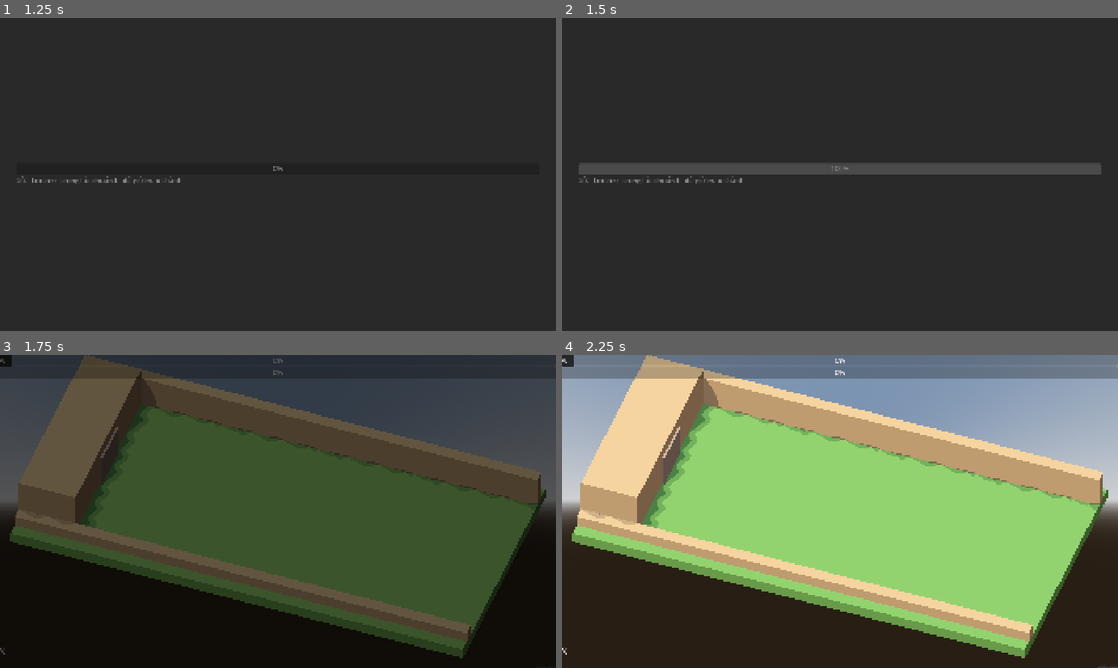
Above: before the commit, frames 1-4 (two rows, left to right).
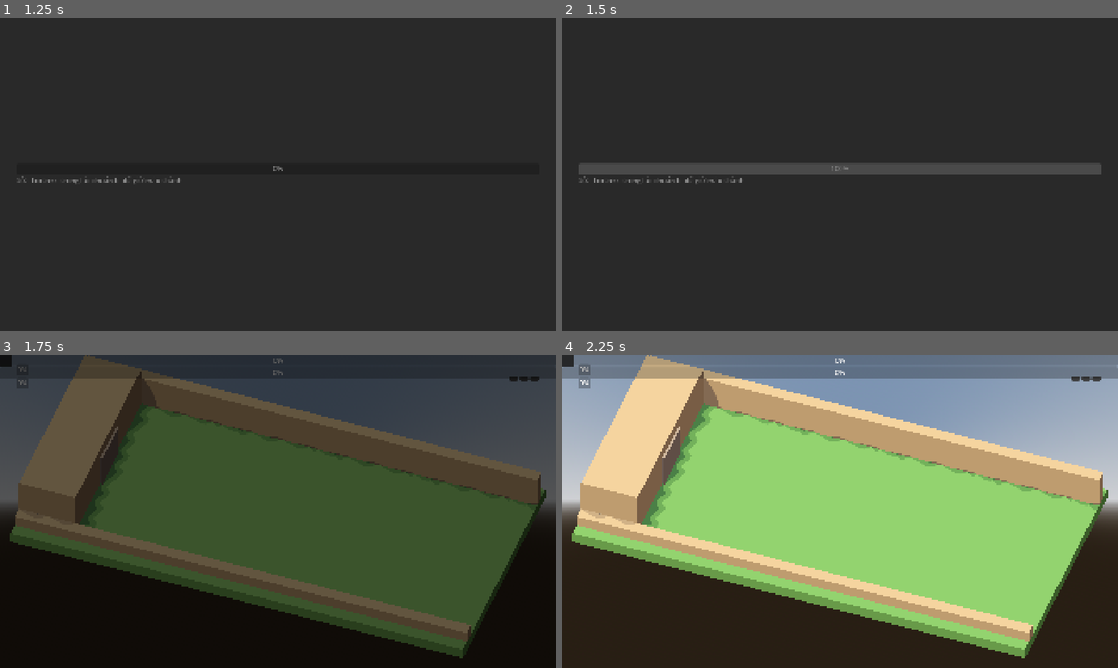
Above: after the commit, the same moments.

Repository: Rawisl/Godot_Roguelite3D_Gr8
Game: Godot game, scene res://ui/screens/boot.tscn
Two runs of this game, one before a commit and one after it. Both use one fixed random seed, a clock stepped at 60 frames per second and the inputs below.
Inputs (mouse positions are in pixels of both pictures, inside the frame that each line leads up to):
- Up to frame 1 (1.25 s): tap Enter (ui_accept) at 0.5, 0.77 s; move the mouse to (400, 158) at 0.52 s; hold D (move_right) from 0.53 s (still down); click (400, 158) at 0.6 s
- Up to frame 2 (1.5 s): move the mouse to (728, 190) at 1.27 s; release D (move_right) at 1.28 s; hold S (move_down) from 1.28 s (still down); tap Q (battle_cry) at 1.35 s; click (728, 190) at 1.42 s
- Up to frame 3 (1.75 s): keep holding S (move_down); tap Enter (ui_accept) at 1.52 s
- Up to frame 4 (2.25 s): move the mouse to (895, 442) at 2.02 s; release S (move_down) at 2.03 s; hold D (move_right) from 2.03 s (still down); tap B (build_toggle) at 2.1 s; click (895, 442) at 2.17 s

Frames 1-2 are identical in both runs. In frame 3, 0.1% of the frame differs, in the area x 0-97%, y 1-96%; in frame 4, 0.2%, in the area x 0-100%, y 1-100%.

Commit message:
[ui]: lay out HUD top regions inside the 3% safe area (UI-01, UI-07)

Diff:
--- a/ui/hud/hud.tscn
+++ b/ui/hud/hud.tscn
@@ -25,16 +25,63 @@
 grow_vertical = 2
 mouse_filter = 2
 
+[node name="SafeArea" type="MarginContainer" parent="Root" unique_id=505230246]
+layout_mode = 1
+anchors_preset = 15
+anchor_right = 1.0
+anchor_bottom = 1.0
+grow_horizontal = 2
+grow_vertical = 2
+mouse_filter = 2
+theme_type_variation = &"SafeArea"
+
+[node name="Frame" type="Control" parent="Root/SafeArea" unique_id=1572145811]
+layout_mode = 2
+mouse_filter = 2
+
+[node name="TopLeft" type="VBoxContainer" parent="Root/SafeArea/Frame" unique_id=437775523]
+layout_mode = 1
+offset_right = 40.0
+offset_bottom = 40.0
+mouse_filter = 2
+theme_override_constants/separation = 8
+
+[node name="FortressBar" parent="Root/SafeArea/Frame/TopLeft" unique_id=1658010275 instance=ExtResource("6_o2lis")]
+layout_mode = 2
+
+[node name="CommanderStatus" parent="Root/SafeArea/Frame/TopLeft" unique_id=602541407 instance=ExtResource("3_e0nub")]
+layout_mode = 2
+
+[node name="WaveCounter" parent="Root/SafeArea/Frame" unique_id=1849850089 instance=ExtResource("10_cxhb7")]
+layout_mode = 1
+offset_left = -5.0
+offset_right = 5.0
+offset_bottom = 34.0
+
+[node name="TopRight" type="VBoxContainer" parent="Root/SafeArea/Frame" unique_id=215340958]
+layout_mode = 1
+anchors_preset = 1
+anchor_left = 1.0
+anchor_right = 1.0
+offset_left = -40.0
+offset_bottom = 40.0
+grow_horizontal = 0
+mouse_filter = 2
+theme_override_constants/separation = 8
+
+[node name="GoldLabel" parent="Root/SafeArea/Frame/TopRight" unique_id=947301039 instance=ExtResource("7_o2lis")]
+layout_mode = 2
+size_flags_horizontal = 8
+
+[node name="SpeedButtons" parent="Root/SafeArea/Frame/TopRight" unique_id=1199262953 instance=ExtResource("9_aixkq")]
+layout_mode = 2
+size_flags_horizontal = 8
+
 [node name="BossBar" parent="Root" unique_id=615647234 instance=ExtResource("1_4d6w6")]
 layout_mode = 1
 
 [node name="AlertLayer" parent="Root" unique_id=328027326 instance=ExtResource("1_xmswo")]
 layout_mode = 1
-
-[node name="CommanderStatus" parent="Root" unique_id=602541407 instance=ExtResource("3_e0nub")]
-layout_mode = 1
-offset_top = -58.0
-offset_bottom = 0.0
 
 [node name="EmergencyRepair" parent="Root" unique_id=311037426 instance=ExtResource("4_w75iv")]
 layout_mode = 1
@@ -42,17 +89,5 @@
 [node name="EnemyBarLayer" parent="Root" unique_id=1455219063 instance=ExtResource("5_kwc50")]
 layout_mode = 1
 
-[node name="FortressBar" parent="Root" unique_id=1658010275 instance=ExtResource("6_o2lis")]
-layout_mode = 1
-
-[node name="GoldLabel" parent="Root" unique_id=947301039 instance=ExtResource("7_o2lis")]
-layout_mode = 1
-
 [node name="OffscreenIndicators" parent="Root" unique_id=352408765 instance=ExtResource("8_gfles")]
 layout_mode = 1
-
-[node name="SpeedButtons" parent="Root" unique_id=1199262953 instance=ExtResource("9_aixkq")]
-layout_mode = 1
-
-[node name="WaveCounter" parent="Root" unique_id=1849850089 instance=ExtResource("10_cxhb7")]
-layout_mode = 1
